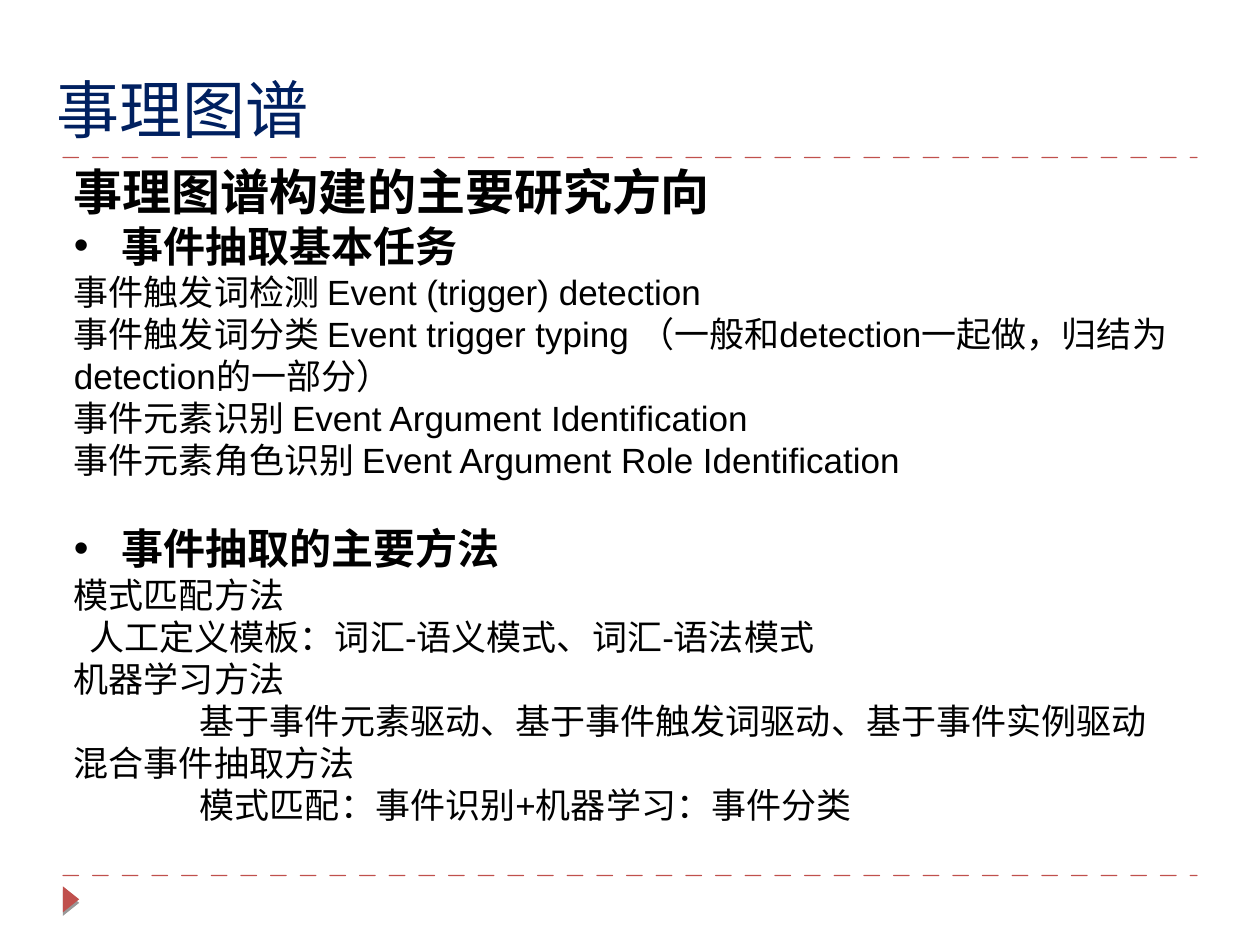
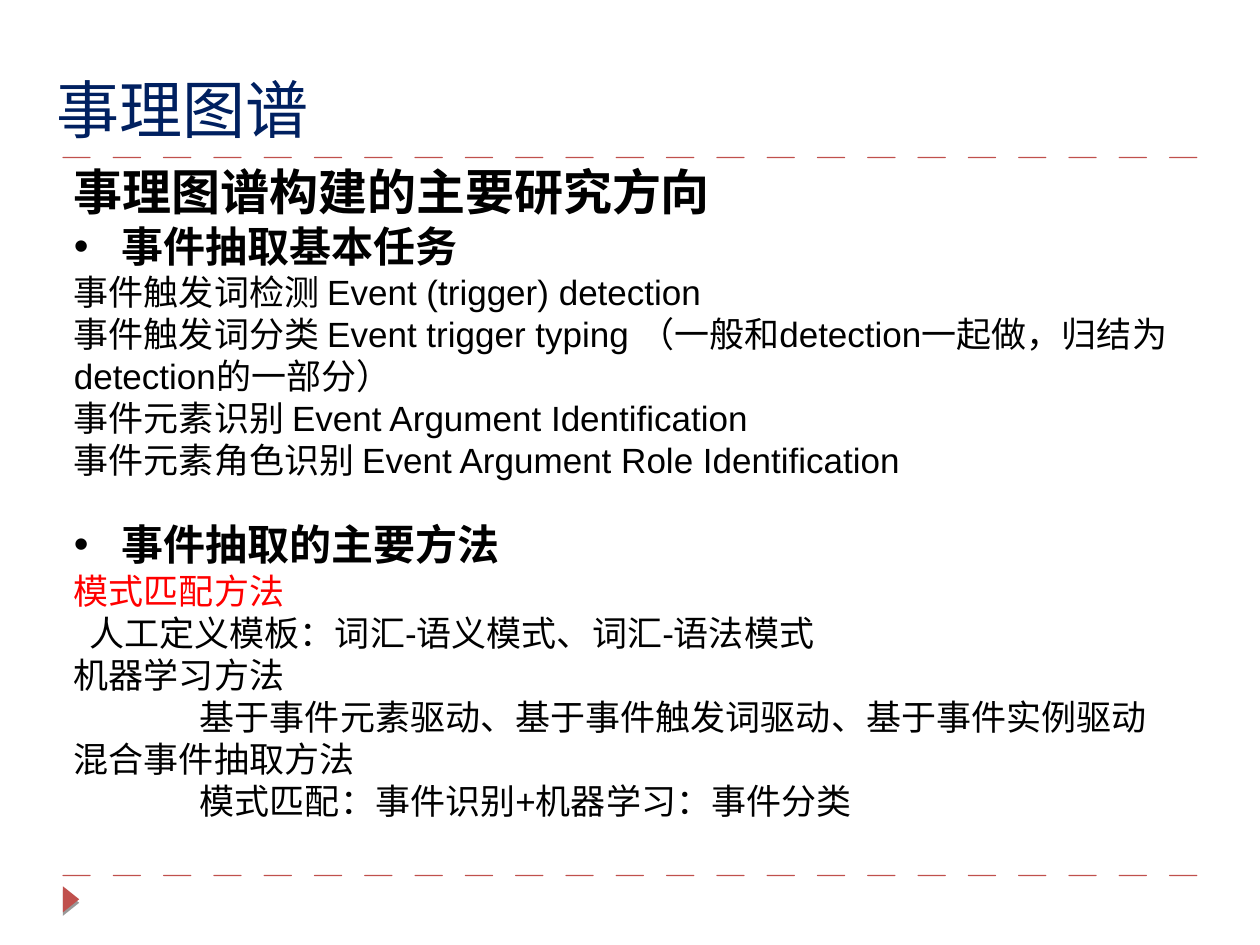
Before and after one commit to lihanghang/NLP-Knowledge-Graph, a slide deck: slide 17 of my summary/知识图谱技术与对话系统的应用.pptx. Drawn at 1260x945 pixels with LibreOffice and Linux fonts; fonts in the diff are those of the drawing. Boxes give left, top, right and bottom in pixels: in the first picture for what was removed or moved away, otherwise in the second. Text is boxed around its words. In the diff, an @@ line names an element or a change of style, - is before the commit and + after.

```diff
--- a/my summary/知识图谱技术与对话系统的应用.pptx
+++ b/my summary/知识图谱技术与对话系统的应用.pptx
@@ text at <box>74,226,499,607</box>: text colour #000000 to #FF0000 in "模式匹配方法" @@
```
Also in this commit, not shown: 12 other slides changed, 5 slides added, 8 slides removed.
